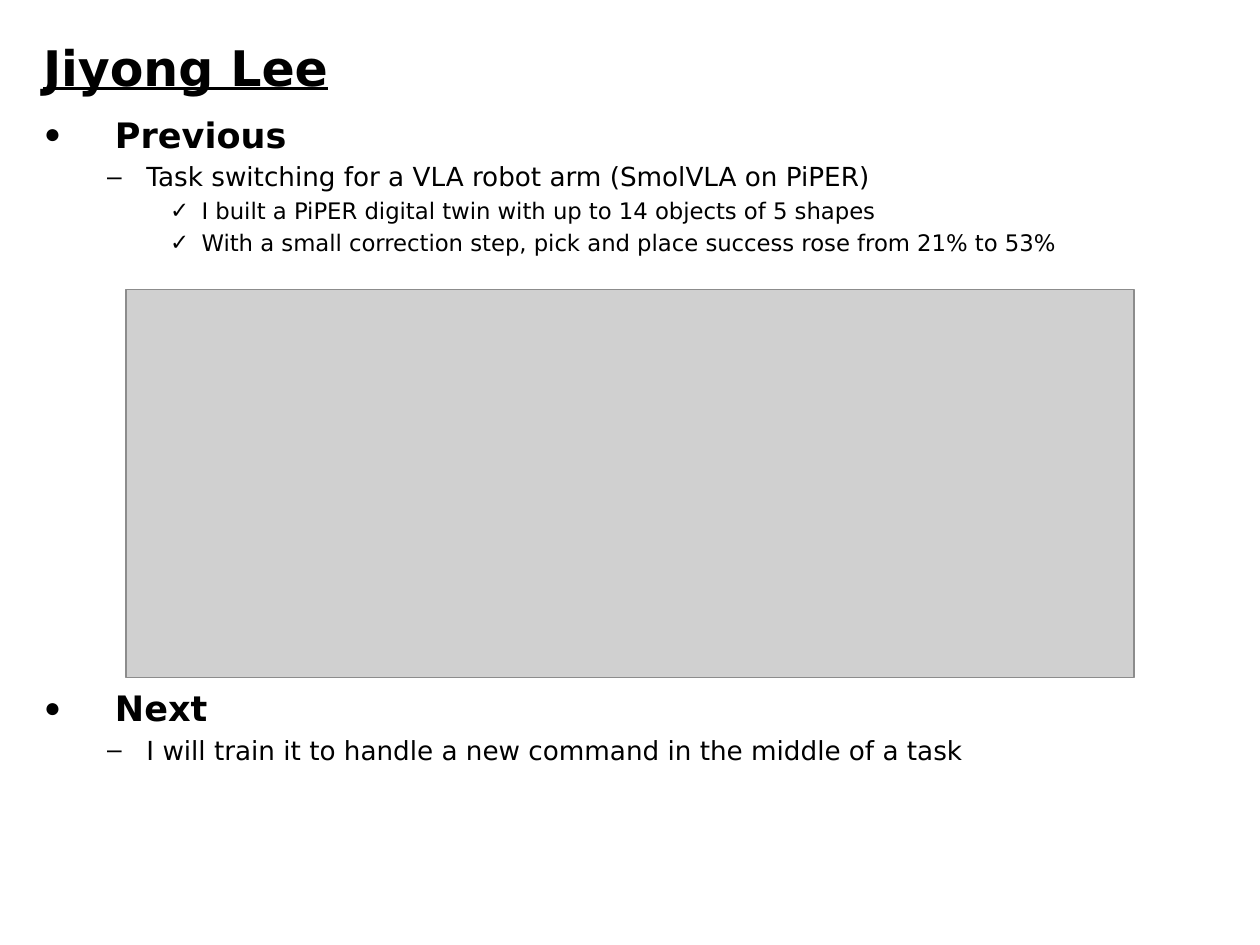
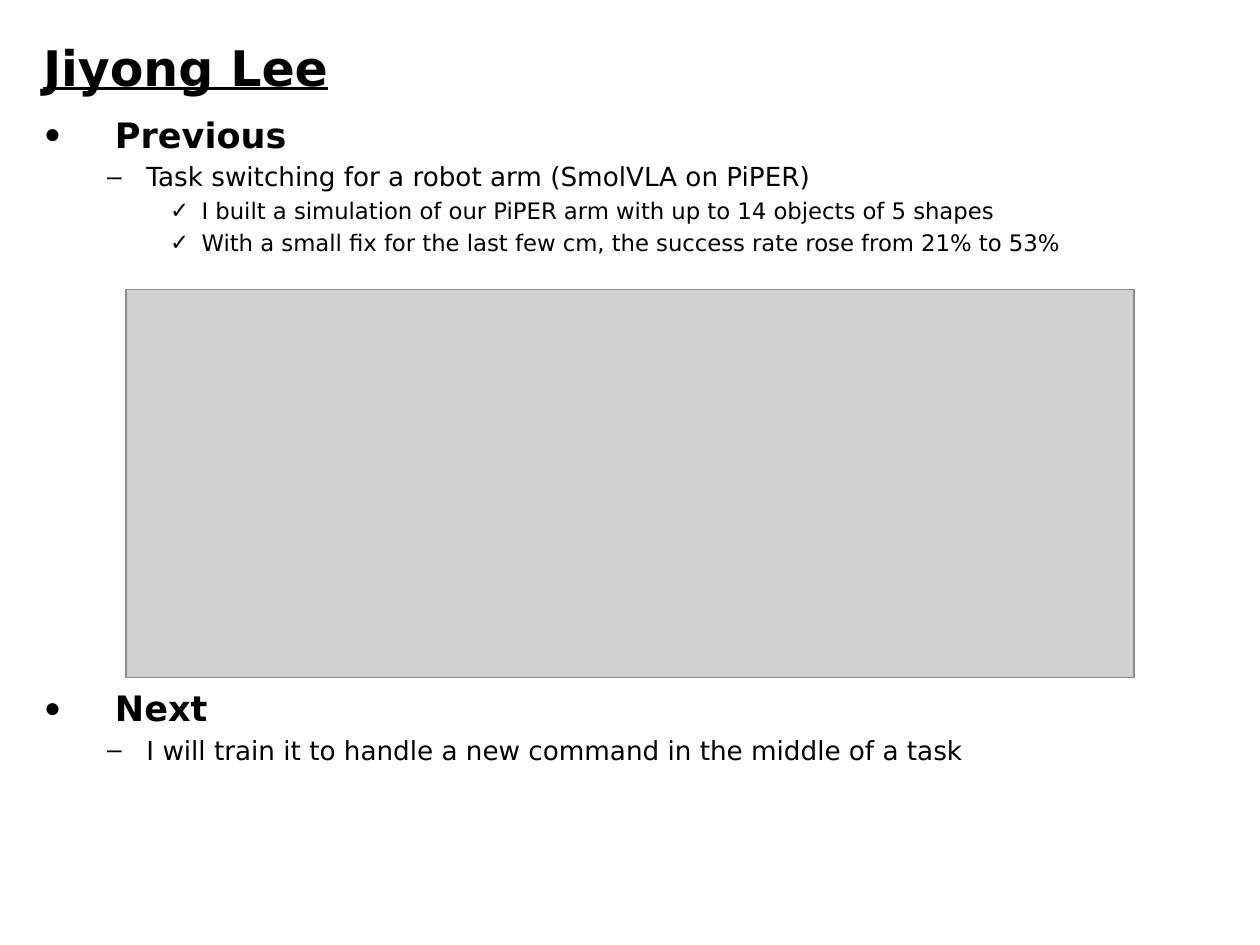
Before and after one commit to kakabab12/LAB-1309, a slide deck: slide 2 of 09_주간보고/2026-10-29/주간보고_10_29_이지용.pptx. Drawn at 1260x945 pixels with LibreOffice and Linux fonts; fonts in the diff are those of the drawing; grey boxes stand for pictures. Boxes give left, top, right and bottom in pixels: in the first picture for what was removed or moved away, otherwise in the second. Text is boxed around its words. In the diff, an @@ line names an element or a change of style, - is before the commit and + after.

```diff
--- a/09_주간보고/2026-10-29/주간보고_10_29_이지용.pptx
+++ b/09_주간보고/2026-10-29/주간보고_10_29_이지용.pptx
@@ text at [146,166,1060,254]: text changed @@
-  – Task switching for a VLA robot arm (SmolVLA on PiPER)
-    ✓ I built a PiPER digital twin with up to 14 objects of 5 shapes
-    ✓ With a small correction step, pick and place success rose from 21% to 53%
+  – Task switching for a robot arm (SmolVLA on PiPER)
+    ✓ I built a simulation of our PiPER arm with up to 14 objects of 5 shapes
+    ✓ With a small fix for the last few cm, the success rate rose from 21% to 53%
```
Also in this commit, not shown: 6 other files.
